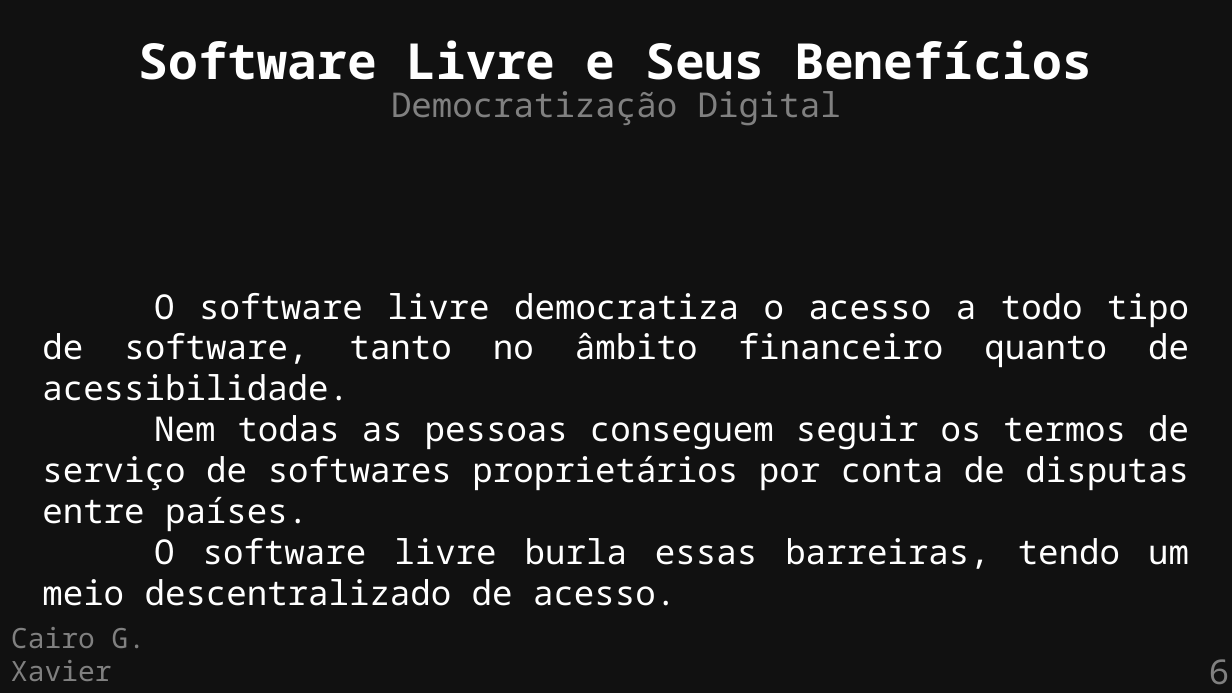
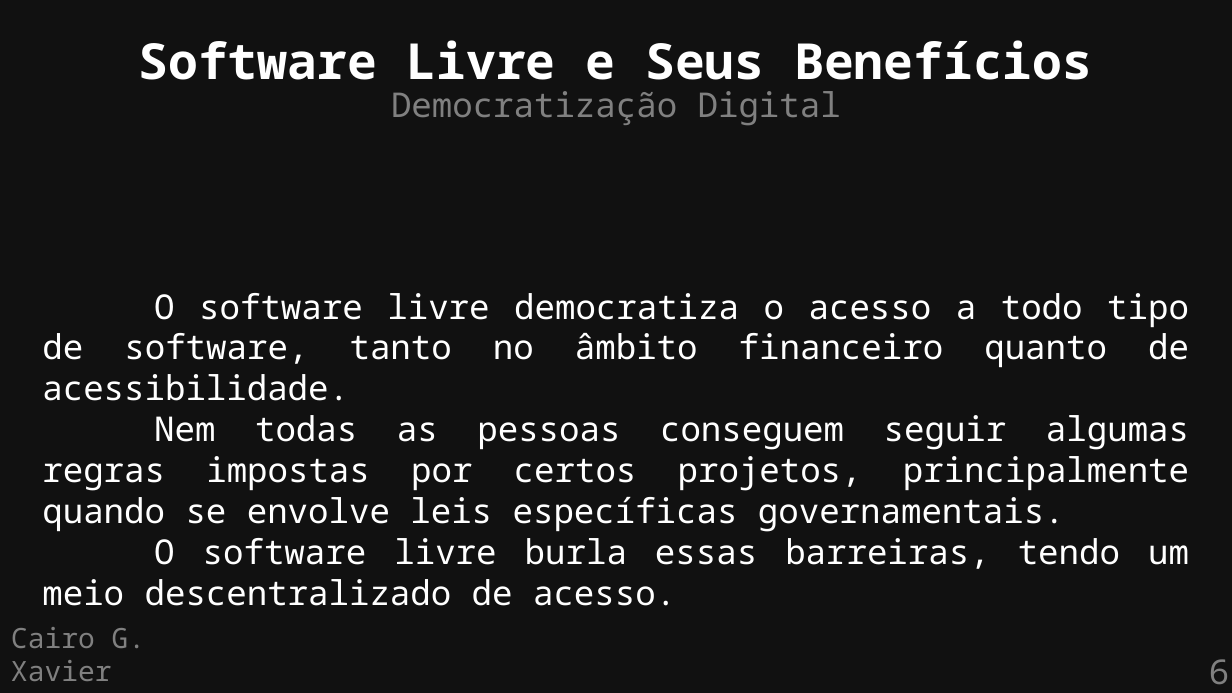
Before and after one commit to cairoGarcia/flisol-2026-ufmg, a slide deck: slide 6 of slides/soberania.odp. Drawn at 1232x693 pixels with LibreOffice and Linux fonts; fonts in the diff are those of the drawing. Boxes give left, top, right and bottom in pixels: in the first picture for what was removed or moved away, otherwise in the second. Text is boxed around its words. In the diff, an @@ line names an element or a change of style, - is before the commit and + after.

```diff
--- a/slides/soberania.odp
+++ b/slides/soberania.odp
@@ text at (42, 415, 1189, 532): text changed @@
-Nem todas as pessoas conseguem seguir os termos de serviço de softwares proprietários por conta de disputas entre países.
+Nem todas as pessoas conseguem seguir algumas regras impostas por certos projetos, principalmente quando se envolve leis específicas governamentais.
```
Also in this commit, not shown: 4 other slides changed, 2 other files.
